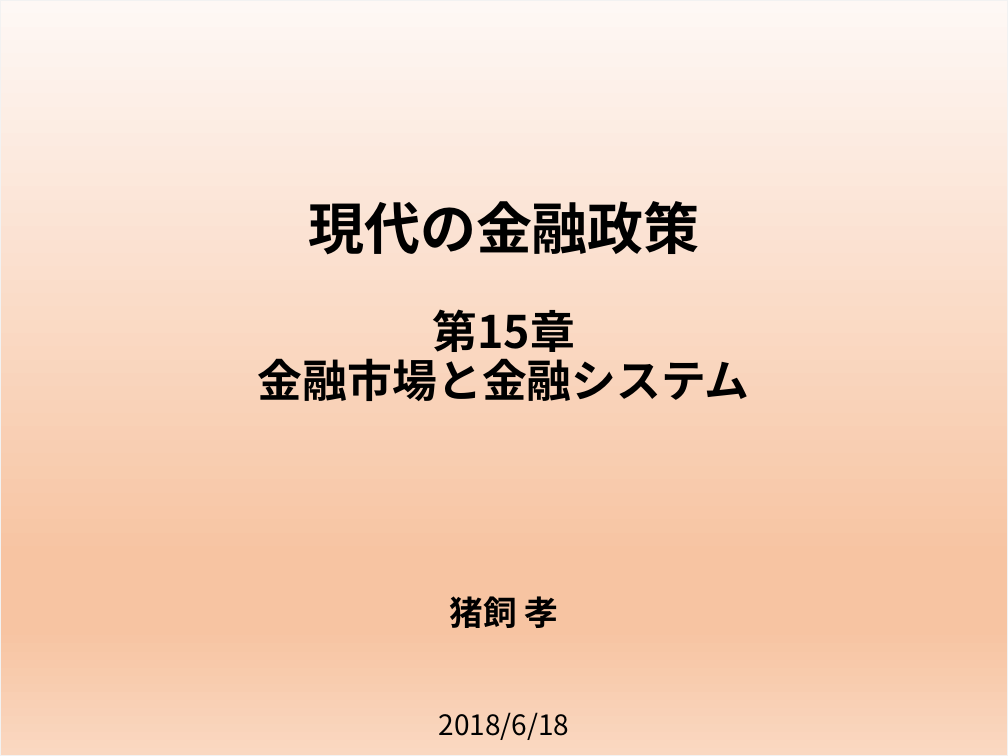
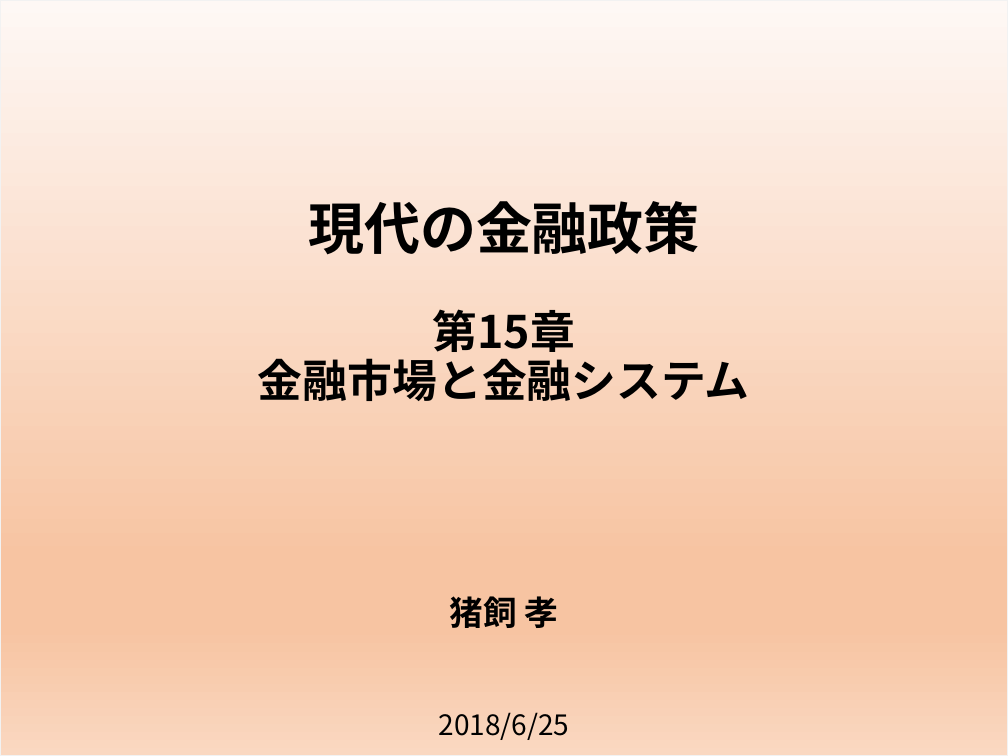
Before and after one commit to takashiikai1991/shirakawa, a slide deck: slide 1 of Sec_14.15/現代の金融政策_15.pptx. Drawn at 1008x756 pixels with LibreOffice and Linux fonts; fonts in the diff are those of the drawing. Boxes give left, top, right and bottom in pixels: in the first picture for what was removed or moved away, otherwise in the second. Text is boxed around its words. In the diff, an @@ line names an element or a change of style, - is before the commit and + after.

```diff
--- a/Sec_14.15/現代の金融政策_15.pptx
+++ b/Sec_14.15/現代の金融政策_15.pptx
@@ text at box(438, 712, 569, 740): text changed @@
-2018/6/18
+2018/6/25
```
Also in this commit, not shown: 3 other slides changed, 3 slides added, 1 other file.
